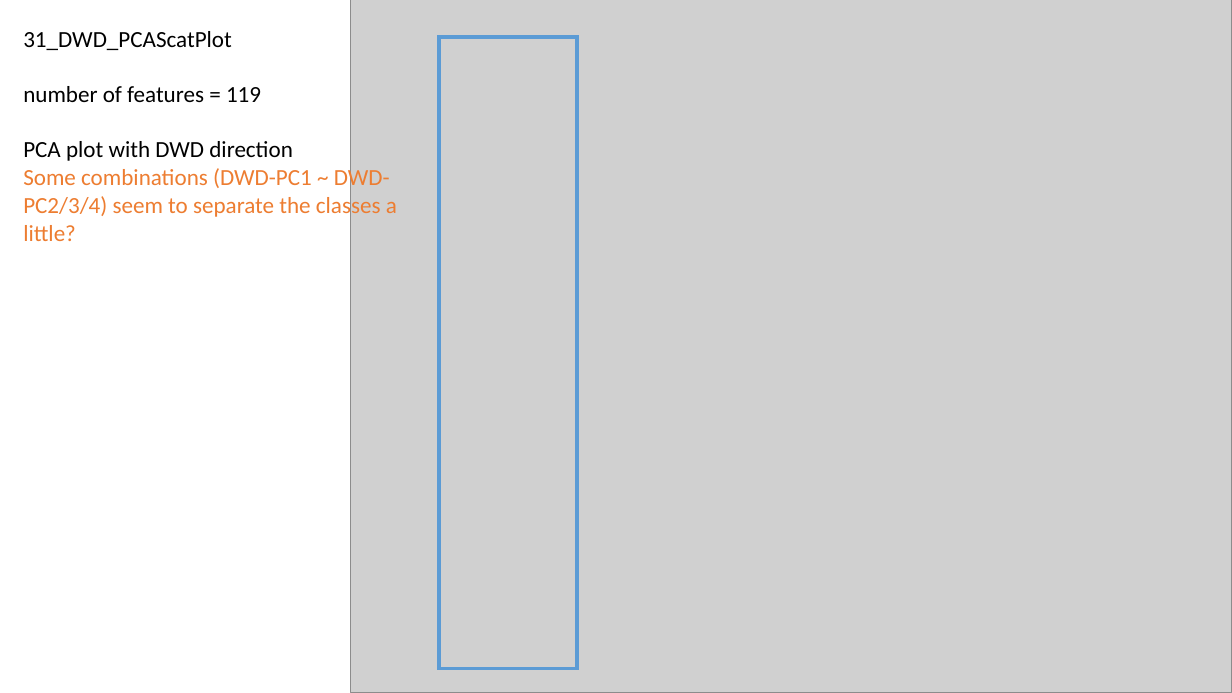
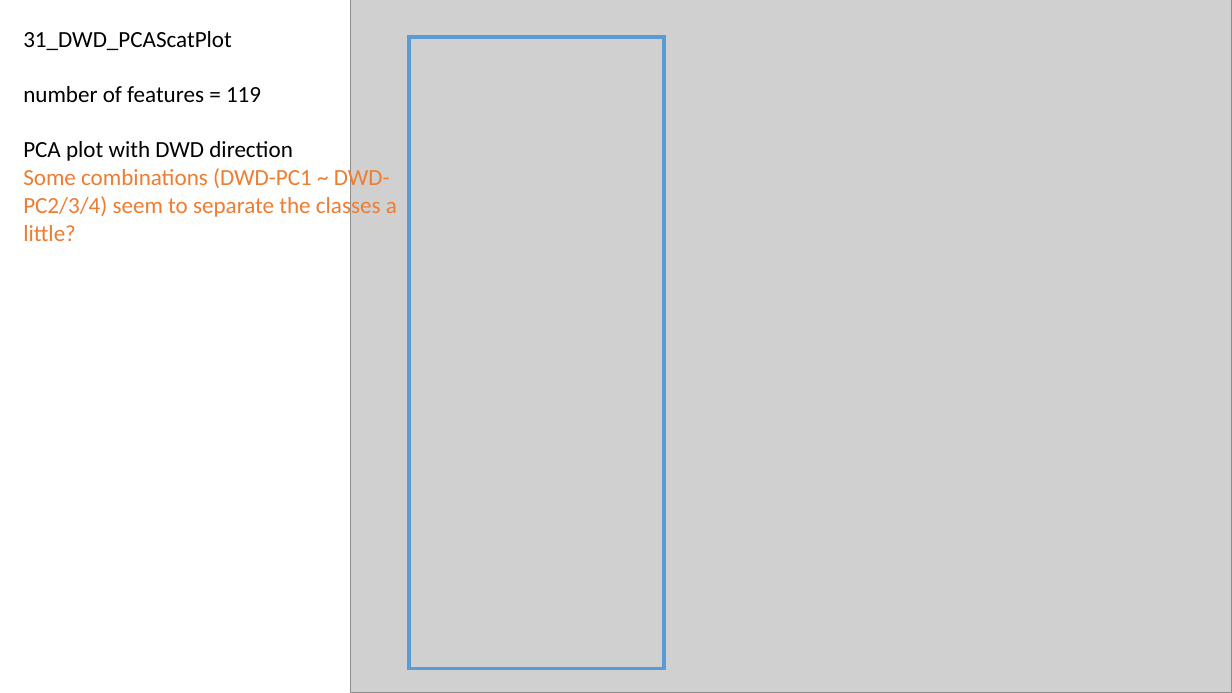
Before and after one commit to angelvv/FunctionalDataAnalysisProject, a slide deck: slide 16 of CrackTeeth2020/syntheticCBCT/CrackTeeth2020.pptx. Drawn at 1232x693 pixels with LibreOffice and Linux fonts; fonts in the diff are those of the drawing; grey boxes stand for pictures. Boxes give left, top, right and bottom in pixels: in the first picture for what was removed or moved away, otherwise in the second. Text is boxed around its words. In the diff, an @@ line names an element or a change of style, - is before the commit and + after.

```diff
--- a/CrackTeeth2020/syntheticCBCT/CrackTeeth2020.pptx
+++ b/CrackTeeth2020/syntheticCBCT/CrackTeeth2020.pptx
@@ rectangle: place and size @@
-rectangle at bbox=[439, 37, 577, 669]
+rectangle at bbox=[409, 37, 664, 669]
```
Also in this commit, not shown: 1 other slide changed, 2 slides added, 49 other files.
